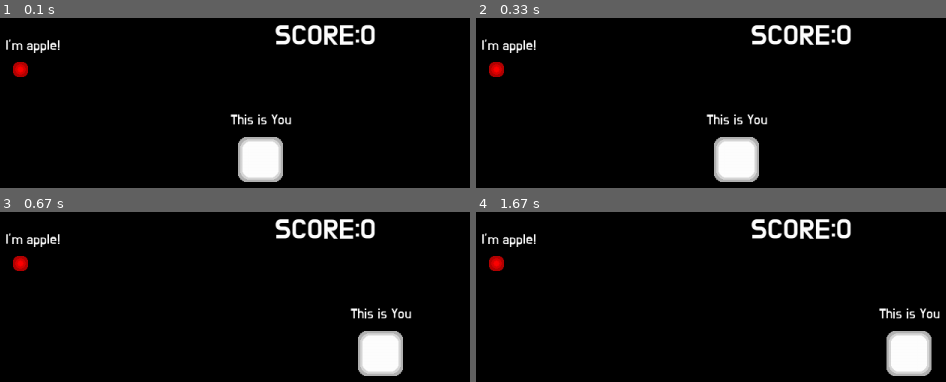
Above: before the commit, frames 1-4 (two rows, left to right).
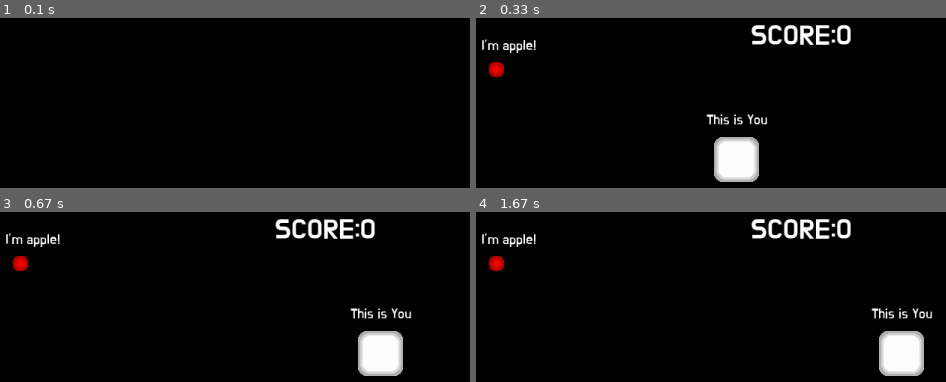
Above: after the commit, the same moments.

Repository: Dano-Sato/REMO-Engine-with-100-Examples-Pygame-
Game: pygame game, started from 1-AppleGame.py
Two runs of this game, one before a commit and one after it. Both use one fixed random seed, a clock stepped at 60 frames per second and the inputs below.
Inputs (mouse positions are in pixels of both pictures, inside the frame that each line leads up to):
- Up to frame 1 (0.1 s): no input
- Up to frame 2 (0.33 s): no input
- Up to frame 3 (0.67 s): hold Right from 0.33 s (still down); move the mouse to (outside the picture) at 0.37 s
- Up to frame 4 (1.67 s): release Right at 0.8 s

The runs differ from the first frame. In frame 1, 5.0% of the frame differs, in the area x 1-80%, y 4-97%; in frame 2, nothing differs; in frame 3, nothing differs; in frame 4, 2.0%.

Commit message:
REMOLib 편집 & 예제 4 GUI 제작중

Diff:
--- a/4-itemShop.py
+++ b/4-itemShop.py
@@ -25,13 +25,17 @@
         self.coinIcon = imageObj("coin.png",pos=RPoint(0,0),scale=0.37) ## 코인 아이콘
         self.coinIcon.centery = self.moneyBg.rect.h//2
         self.coinIcon.setParent(self.moneyBg)
-        self.money = textObj("",pos=(0,0),size=35)
+        self.money = textObj("",pos=(0,0),size=35) ## 돈을 보여주는 텍스트
         self.money.setParent(self.moneyBg)
         self.setMoney(10000)
 
         ##여고생쟝
         self.clerk = imageObj("schoolGirl1_default.png",pos=(-150,0))
 
+        self.label = textObj("Mirai's Shop",size=40,pos=(0,0))
+        self.label.midtop = (960,20)
+
+        Rs.playMusic("piano_calm.mp3")
         print(self.item_db)
         return
     def init(self):
@@ -42,6 +46,7 @@
         return
     def draw(self):
         self.clerk.draw()
+        self.label.draw()
         self.moneyBg.draw()
         return
 
@@ -62,7 +67,7 @@
 
 if __name__=="__main__":
     #Screen Setting
-    window = REMOGame(window_resolution=(1920,1080),screen_size=(1920,1080),fullscreen=False,caption="DEFAULT")
+    window = REMOGame(window_resolution=(1920,1080),screen_size=(1920,1080),fullscreen=False,caption="Item Shop")
     window.setCurrentScene(Scenes.mainScene)
     window.run()
 
--- a/REMOLib.py
+++ b/REMOLib.py
@@ -960,7 +960,7 @@
 
     ##포지션 편집 및 참조 기능
     ##pygame.Rect의 attributes(topleft, topright 등...)를 그대로 물려받습니다.
-    #(pos, rect)는 실제론 obj의 parent를 원점(0,0)으로 하였을 때의 object의 위치와 영역을 의미합니다.
+    #(pos, rect)는 실제론 obj의 parent의 pos를 원점(0,0)으로 하였을 때의 object의 위치와 영역을 의미합니다.
 
     @property
     def pos(self):
@@ -1014,6 +1014,34 @@
     @bottomleft.setter
     def bottomleft(self,_bottomleft):
         self.__adjustPosBy("bottomleft",_bottomleft)
+
+    @property
+    def midleft(self):
+        return RPoint(self.rect.midleft)
+    @midleft.setter
+    def midleft(self,_midleft):
+        self.__adjustPosBy("midleft",_midleft)
+
+    @property
+    def midright(self):
+        return RPoint(self.rect.midright)
+    @midright.setter
+    def midright(self,_midright):
+        self.__adjustPosBy("midright",_midright)
+
+    @property
+    def midtop(self):
+        return RPoint(self.rect.midtop)
+    @midtop.setter
+    def midtop(self,_midtop):
+        self.__adjustPosBy("midtop",_midtop)
+
+    @property
+    def midbottom(self):
+        return RPoint(self.rect.midbottom)
+    @midbottom.setter
+    def midbottom(self,_midbottom):
+        self.__adjustPosBy("midbottom",_midbottom)
 
     @property
     def centerx(self):
